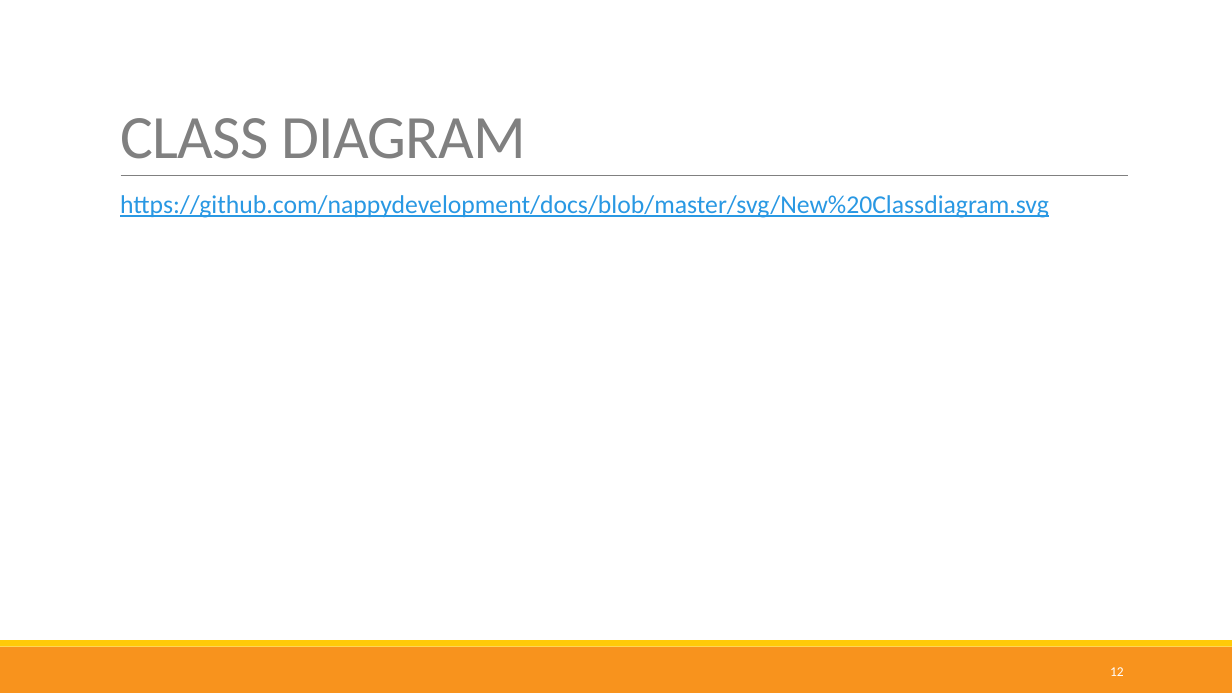
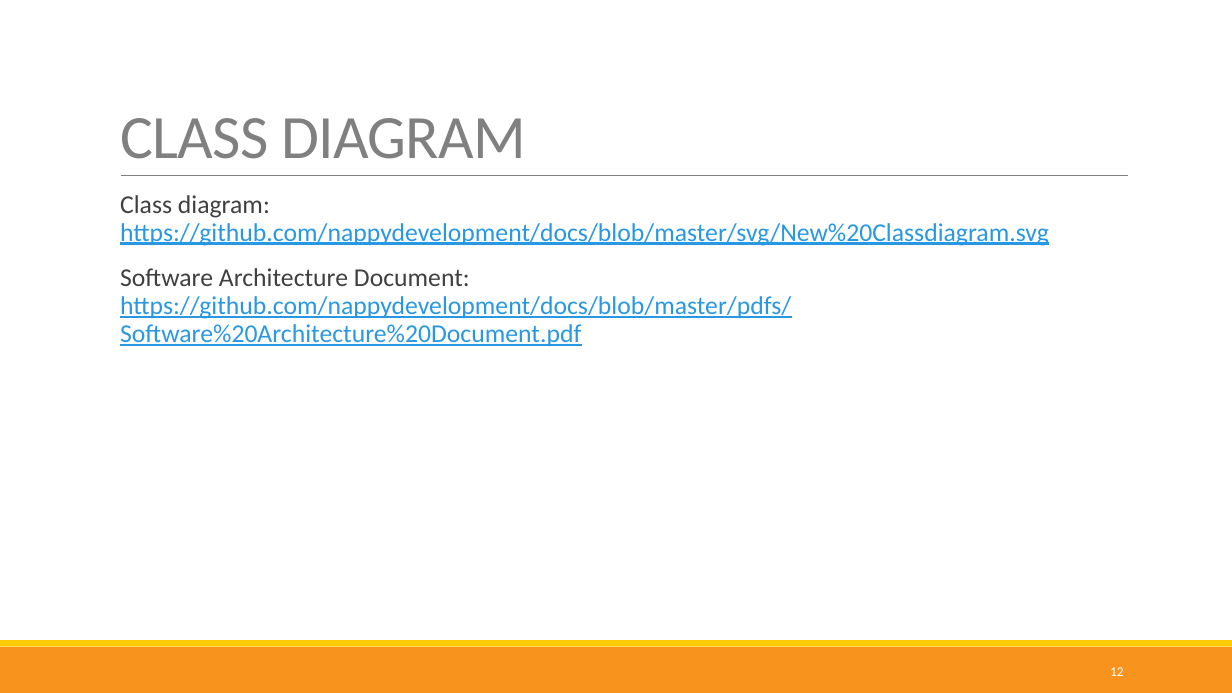
Before and after one commit to nappydevelopment/Nappy-the-ingenious-docs, a slide deck: slide 12 of Midterm-PPP.pptx. Drawn at 1232x693 pixels with LibreOffice and Linux fonts; fonts in the diff are those of the drawing. Boxes give left, top, right and bottom in pixels: in the first picture for what was removed or moved away, otherwise in the second. Text is boxed around its words. In the diff, an @@ line names an element or a change of style, - is before the commit and + after.

Commit message:
Update PPP

```diff
--- a/Midterm-PPP.pptx
+++ b/Midterm-PPP.pptx
@@ text at (120, 195, 1049, 346): text changed @@
-  https://github.com/nappydevelopment/docs/blob/master/svg/New%20Classdiagram.svg
+  Class diagram: https://github.com/nappydevelopment/docs/blob/master/svg/New%20Classdiagram.svg
+  Software Architecture Document:
+  https://github.com/nappydevelopment/docs/blob/master/pdfs/Software%20Architecture%20Document.pdf
```
Also in this commit, not shown: 6 other slides changed.
